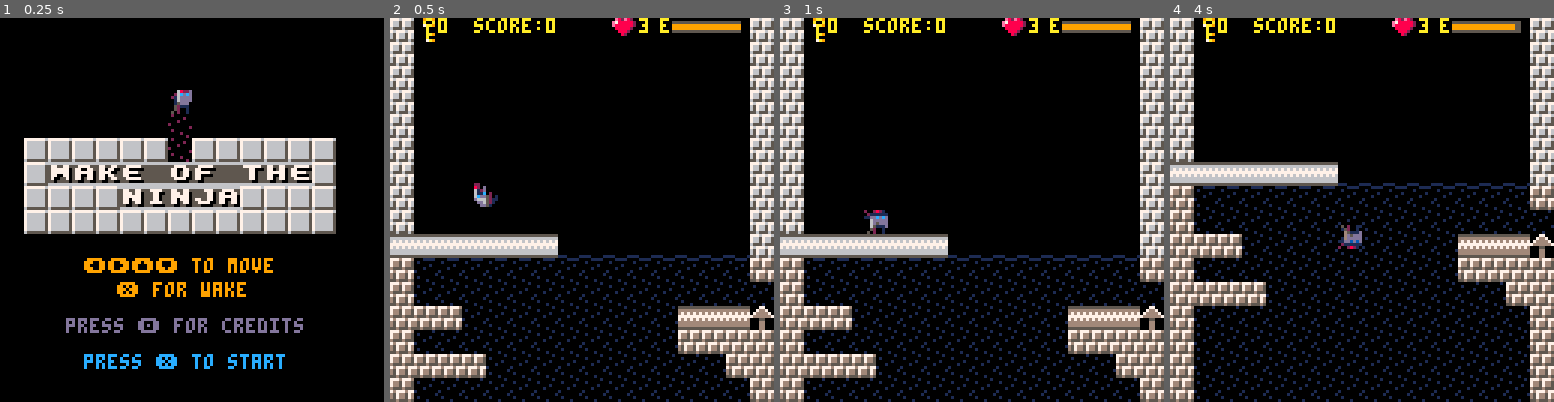
Above: before the commit, frames 1-4 (left to right).
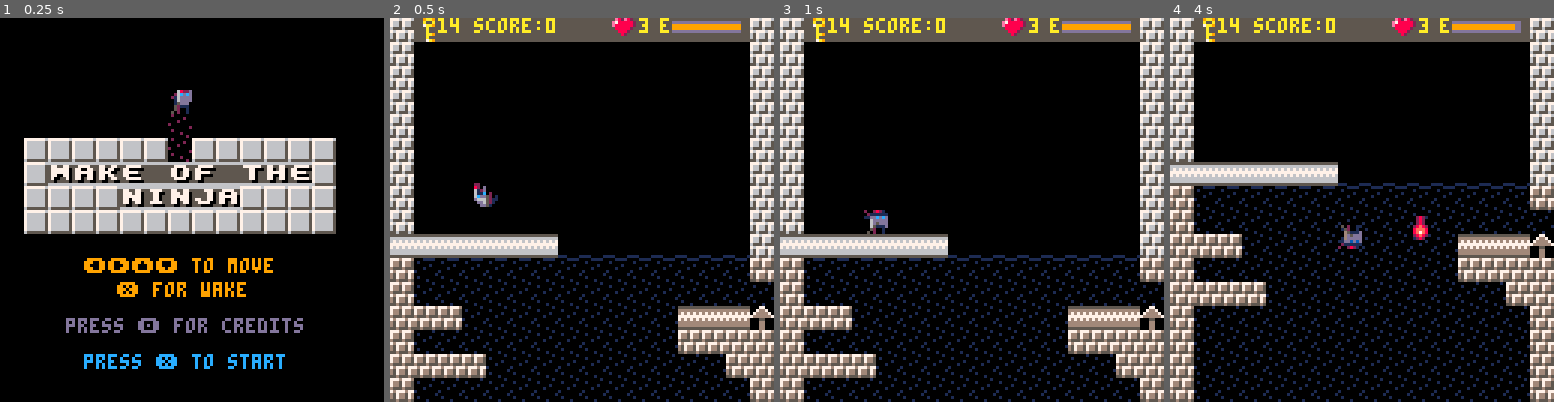
Above: after the commit, the same moments.

Repository: ggaughan/wake-of-the-ninja
Game: PICO-8 cartridge wakey.p8
Same seed, same stepped clock (60 frames per second), same inputs: the game is played once before the commit and once after it.
Inputs:
- Up to frame 1 (0.25 s): no input
- Up to frame 2 (0.5 s): tap X (X key) at 0.33 s
- Up to frame 3 (1 s): tap O (Z key) at 0.7 s
- Up to frame 4 (4 s): tap X (X key) at 1.07, 1.85, 2.97 s; hold Right 1.6-2.1 s; tap O (Z key) every 0.4 s from 1.7 to 3.7 s; hold Up 2.15-2.42 s; hold Right 2.47-3.03 s; hold Left 3.08-3.58 s; hold Down 3.63-3.97 s

Frame 1 is identical in both runs. In frame 2, 4.3% of the frame differs, in the area x 6-94%, y 0-7%; in frame 3, 4.3%; in frame 4, 4.6%, in the area x 6-94%, y 0-58%.

Commit message:
Better water poke and fix extra-life pickup bug after drain

Diff:
--- a/wakey.p8
+++ b/wakey.p8
@@ -11,7 +11,8 @@
 water_effect = true
 if water_effect then
 	--underwater palette array - thanks @lazydevsacademy - good timing!
-	local palarr={[0]=131,3,2,3,4,3,139,11,8,9,10,11,12,13,14,15}
+	--local palarr={[0]=131,3,2,3,4,3,139,11,8,9,10,11,12,13,14,15}
+	local palarr={[0]=131,3,2,3,4,5,139,11,8,9,10,11,12,13,14,15}
 	--local palarr={[0]=131,3,3,3,3,3,139,11,138,139,11,11,138,139,139,11}
 	--apply secondary display pal
 	pal(palarr,2)
@@ -197,7 +198,7 @@
 	--key_seq_dur = 0.1
 	--drain_rate = 1/2
 	end
-	enemy_chance = 0.995
+	--enemy_chance = 0.995
 --w_g_y = 0
 end
 
@@ -256,8 +257,8 @@
 	pl.keys = {false,false,false,false,false,false,false,false,false,false,false,false,false,false,false,false}
 	pl.key_count = 0
 	if debug then
-		--pl.keys = {true,true,true,true,true,true,true,true,true,true,true,true,true,false,false,true,}
-		--pl.key_count = #pl.keys -2  -- 15 and 14 are already in the room
+		pl.keys = {true,true,true,true,true,true,true,true,true,true,true,true,true,false,false,true,}
+		pl.key_count = #pl.keys -2  -- 15 and 14 are already in the room
 
 		if assert_durer then
 		 -- assert key_seq are unique
@@ -733,20 +734,9 @@
  pal(3,1)  -- blue water (spr 10)
  local wly = (water_level - wy) *8
  if water_effect then
-		--printh(wly.." ")
-	 for i=1,15 do
-	  --local mypoke,dif=0,wly-i*8
-	  local mypoke=0
+	 for i=0,15 do
 		 local dif = wly - i*8
-	  if dif<=0 then
-	   mypoke=0xff
-	  elseif dif<8 then
-	  	--printh(wly.." "..dif)
-	  	-- todo opt!
-	   mypoke=tonum(sub("0b11111111",1,10-dif)..sub("00000000",1,dif))
-	   --printh("b"..(10-dif).."="..mypoke)
-	   mypoke = 128+mypoke
-	  end
+   local mypoke=0b11111111 << max(dif,0)
 	  poke(0x5f70+i,mypoke)
 	 end
 	end
@@ -781,7 +771,7 @@
 
 			-- title
 	 	rectfill(40,7, 88, 17, 0)
-	 	rect(40,8, 88, 17, 5)
+	 	rect(40,9, 88, 18, 13)
 		 print("durer", 56,11, 15)
 		 print(".", 59,5, 15)
 		 print(".", 61,5, 15)
@@ -847,13 +837,6 @@
 					link_room(room, w_h, r)
 				end
 			end
-	 -- todo remove: handled by routines
---	 elseif rx == 0 and ry==0 then
---	  -- final room (was used for shaft scrolling)
---	  -- dynamically draw now
---		 map(rx,ry,0,0,16,16)
---		 rectfill(9,0, 128, 50, 12)  --sky
---		 rectfill(9,51, 128, 128, 11)  --grass
 		else
 		 map(rx,ry,0,0,16,16)
 	 end
@@ -863,7 +846,7 @@
 
 function draw_status()
  -- top row
- rectfill(8,0, 118,5, 0)
+ rectfill(8,0, 119, 7, 5)
 
 	spr(30, 9,0, 1,1,false,true)
 	print(pl.key_count, 16,0,10)
@@ -874,7 +857,7 @@
 	print(pl.lives, 83,0,10)
 
  print("e",90,0,10)
- rectfill(94,1, 94+22,4, 5)
+ rectfill(94,1, 94+22,4, 13)
  rectfill(94,2, 94+(pl.energy/max_energy)*22,3, pl.energy < low_energy and 8 or 9)
 end
 
@@ -944,7 +927,7 @@
 
  print("you escaped the tower", 24, 12, 10)
  print("with a score of "..points, 26, 20,7)
- print("well done!", 46, 30, 10)
+ print("top ninja!", 46, 30, 10)
 
  print("press 🅾️ for credits", 28, 100, 12)
  print("press ❎ for restart", 28, 112, 12)
@@ -1072,7 +1055,7 @@
 				 dr = w_default_row_water
 		 	end
 				assert(w[flr(y_w)][flr(x)] == 64)
-				w[flr(y_w)][flr(x)] = dr[flr(x)+1]
+				w[flr(y_w)][flr(x)] = nil  -- so can change after drain
 				mset(flr(x),flr(y),dr[flr(x)+1])
 				pl.lives += 1
 	 	end
